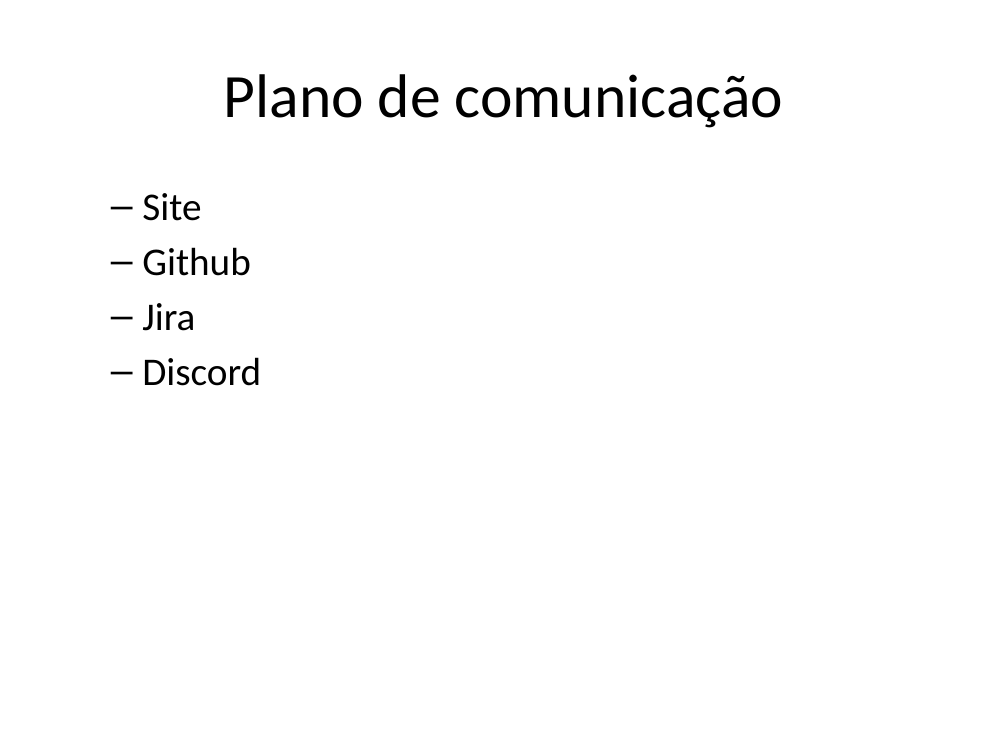
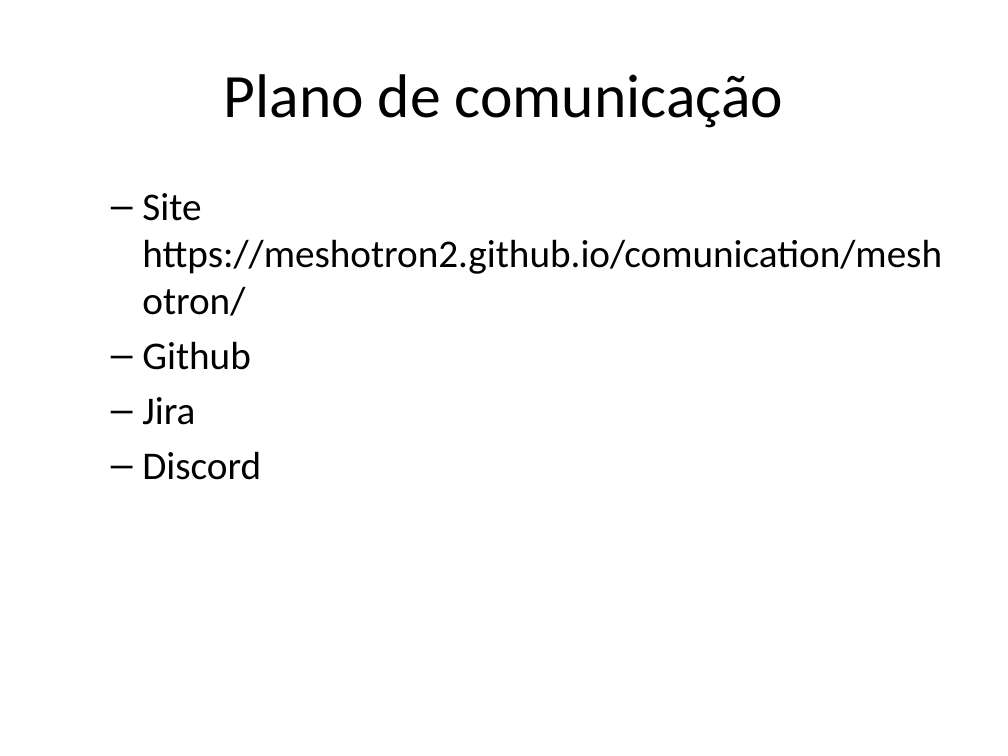
Before and after one commit to Meshotron2/comunication, a slide deck: slide 9 of m1-presentation/presentation.pptx. Drawn at 1008x756 pixels with LibreOffice and Linux fonts; fonts in the diff are those of the drawing. Boxes give left, top, right and bottom in pixels: in the first picture for what was removed or moved away, otherwise in the second. Text is boxed around its words. In the diff, an @@ line names an element or a change of style, - is before the commit and + after.

```diff
--- a/m1-presentation/presentation.pptx
+++ b/m1-presentation/presentation.pptx
@@ text at (x1=142, y1=193, x2=942, y2=274): text changed @@
-  – Site
+  – Site https://meshotron2.github.io/comunication/meshotron/
```
Also in this commit, not shown: 5 other slides changed, 3 other files.
